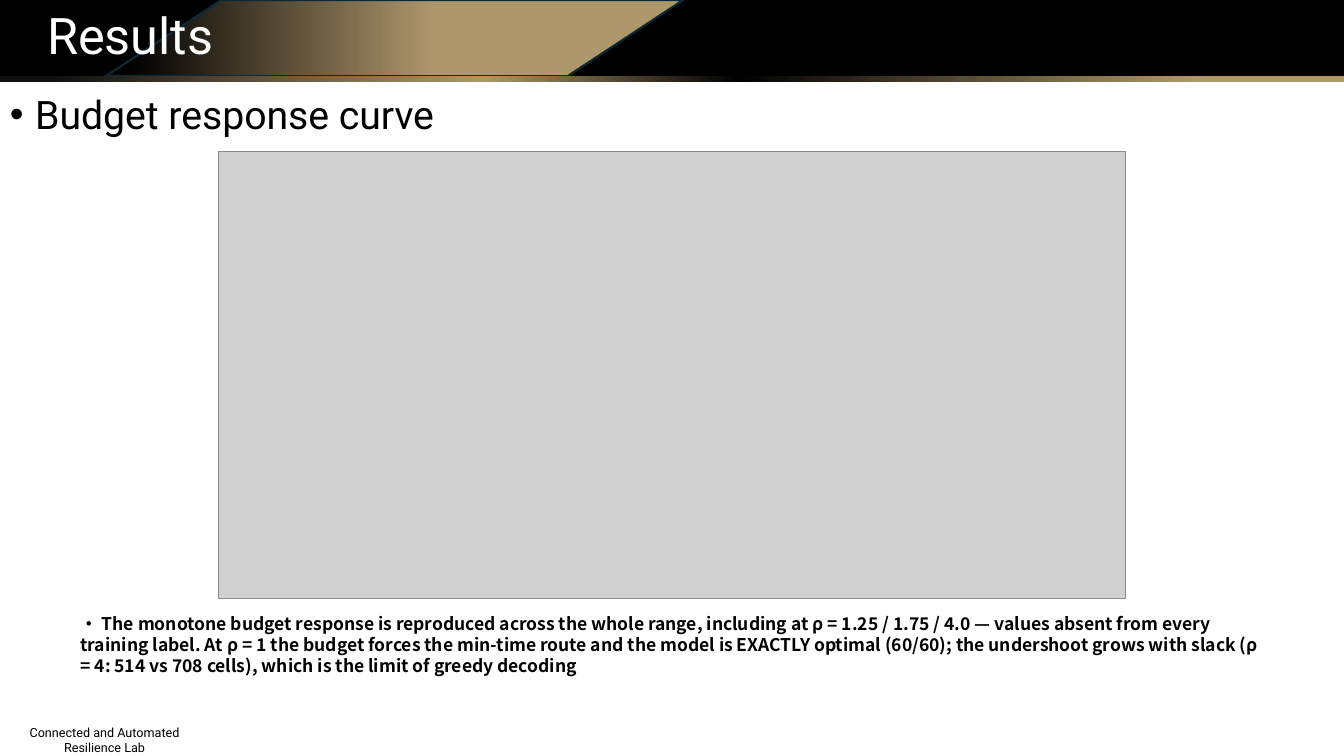
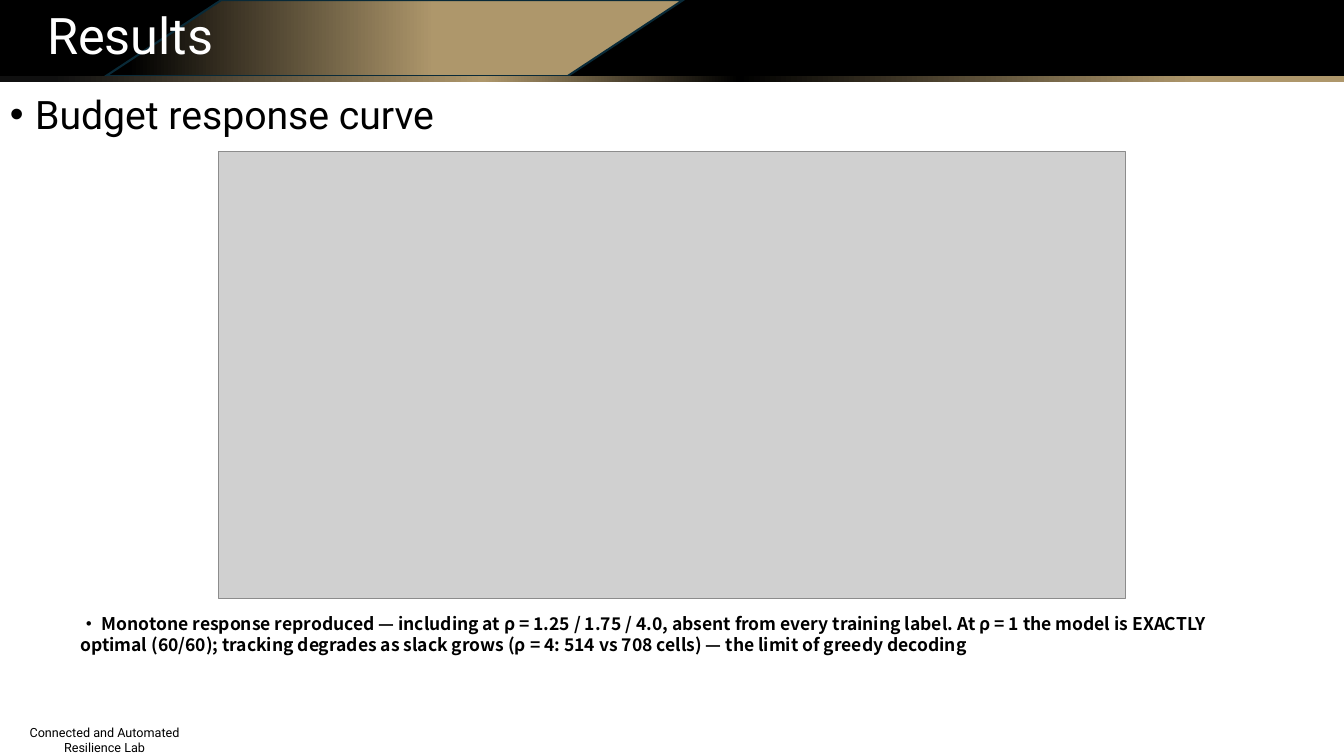
Before and after one commit to Dylan-Wyl10/RoboSense, a slide deck: slide 20 of experiments/20260804-budget-conditioning/ppt/sensing_routing_method_and_results.pptx (slide 14 before the commit). Drawn at 1344x756 pixels with LibreOffice and Linux fonts; fonts in the diff are those of the drawing; grey boxes stand for pictures; background and template pictures are left out. Boxes give left, top, right and bottom in pixels: in the first picture for what was removed or moved away, otherwise in the second. Text is boxed around its words. In the diff, an @@ line names an element or a change of style, - is before the commit and + after.

Commit message:
deck v2 (21 slides): budget-assignment algorithm slide, before/after objectives, rigorous alpha-switch proofs (rendered equations), literature matrix+takeaway, split training/generation pipelines, native editable architecture diagrams (elbow connectors)

```diff
--- a/experiments/20260804-budget-conditioning/ppt/sensing_routing_method_and_results.pptx
+++ b/experiments/20260804-budget-conditioning/ppt/sensing_routing_method_and_results.pptx
@@ text at bbox=[80, 615, 1205, 656]: text changed @@
-• The monotone budget response is reproduced across the whole range, including at ρ = 1.25 / 1.75 / 4.0 — values absent from every training label. At ρ = 1 the budget forces the min-time route and the model is EXACTLY optimal (60/60); the undershoot grows with slack (ρ = 4: 514 vs 708 cells), which is the limit of greedy decoding
+• Monotone response reproduced — including at ρ = 1.25 / 1.75 / 4.0, absent from every training label. At ρ = 1 the model is EXACTLY optimal (60/60); tracking degrades as slack grows (ρ = 4: 514 vs 708 cells) — the limit of greedy decoding
```
Also in this commit, not shown: 5 other slides changed, 11 slides added, 5 slides removed, 13 other files.
